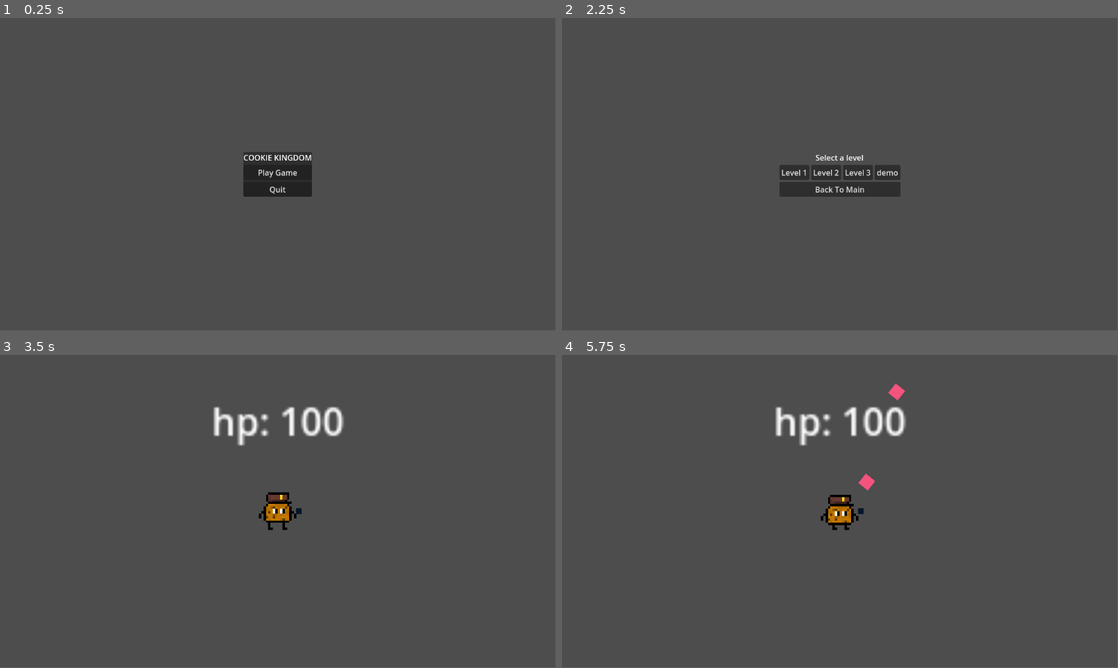
Above: before the commit, frames 1-4 (two rows, left to right).
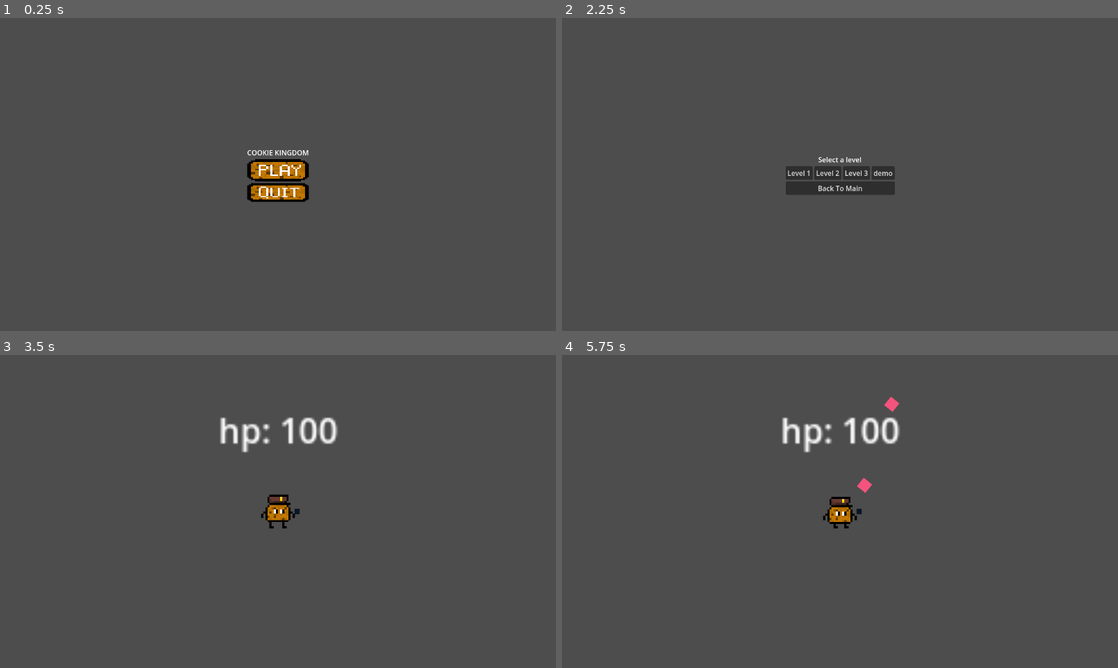
Above: after the commit, the same moments.

Repository: cyris115/Cookie-Kingdom
Game: Godot game, scene res://Scenes/UI/start_menu.tscn
Two runs of this game, one before a commit and one after it. Both use one fixed random seed, a clock stepped at 60 frames per second and the inputs below.
Inputs (mouse positions are in pixels of both pictures, inside the frame that each line leads up to):
- Up to frame 1 (0.25 s): no input
- Up to frame 2 (2.25 s): click (840, 171) at 0.5 s; click "Back To Main" at 1.25 s; click (840, 171) at 2 s
- Up to frame 3 (3.5 s): click "Level 1" at 2.75 s
- Up to frame 4 (5.75 s): move the mouse to (962, 495) at 3.52 s; hold D (right) 3.53-4.28 s; hold E (magic_shoot) 3.53-4.28 s; move the mouse to (728, 527) at 4.27 s; hold S (down) 4.28-5.03 s; tap Shift (run) at 4.35 s; move the mouse to (895, 442) at 5.02 s; press the mouse at (895, 442) at 5.03 s; hold D (right) from 5.03 s (still down)
In our replay, the window is 799x449 before the commit and 800x450 after it. These sizes can differ from the game's own. Grey fills any space a smaller window leaves; there, only what the larger window draws over its background counts as a difference.

The runs differ from the first frame. In frame 1, 1.9% of the frame differs, in the area x 43-57%, y 42-59%; in frame 2, 0.8%; in frame 3, 2.0%; in frame 4, 2.2%, in the area x 38-62%, y 9-56%.

Commit message:
new play and quit buttons

Diff:
--- a/Scenes/UI/start_menu.tscn
+++ b/Scenes/UI/start_menu.tscn
@@ -1,6 +1,30 @@
-[gd_scene load_steps=2 format=3 uid="uid://bkqjwejklf126"]
+[gd_scene load_steps=11 format=3 uid="uid://bkqjwejklf126"]
 
 [ext_resource type="Script" uid="uid://ccedv6ofuj01y" path="res://Scripts/start_menu.gd" id="1_xry01"]
+[ext_resource type="Texture2D" uid="uid://cxu4aak7haw2c" path="res://Assets/cookie-play-button.png" id="2_8wf1d"]
+[ext_resource type="Texture2D" uid="uid://ce2shsf3yeyxm" path="res://Assets/cookie-button-quit002.png" id="3_8wf1d"]
+
+[sub_resource type="StyleBoxTexture" id="StyleBoxTexture_qpngb"]
+
+[sub_resource type="StyleBoxTexture" id="StyleBoxTexture_8wf1d"]
+texture = ExtResource("2_8wf1d")
+
+[sub_resource type="StyleBoxTexture" id="StyleBoxTexture_2ybwg"]
+texture = ExtResource("2_8wf1d")
+
+[sub_resource type="StyleBoxTexture" id="StyleBoxTexture_3kyvb"]
+content_margin_bottom = 28.0
+texture = ExtResource("2_8wf1d")
+
+[sub_resource type="StyleBoxTexture" id="StyleBoxTexture_6aj3n"]
+texture = ExtResource("3_8wf1d")
+
+[sub_resource type="StyleBoxTexture" id="StyleBoxTexture_fa70d"]
+texture = ExtResource("3_8wf1d")
+
+[sub_resource type="StyleBoxTexture" id="StyleBoxTexture_j6k6k"]
+content_margin_bottom = 20.0
+texture = ExtResource("3_8wf1d")
 
 [node name="StartMenu" type="Control"]
 process_mode = 3
@@ -26,6 +50,7 @@
 offset_bottom = 46.5
 grow_horizontal = 2
 grow_vertical = 2
+theme_override_styles/panel = SubResource("StyleBoxTexture_qpngb")
 
 [node name="VBoxContainer" type="VBoxContainer" parent="CanvasLayer/PanelContainer"]
 layout_mode = 2
@@ -36,17 +61,31 @@
 text = "COOKIE KINGDOM"
 
 [node name="Play" type="Button" parent="CanvasLayer/PanelContainer/VBoxContainer"]
+texture_filter = 1
 layout_mode = 2
-text = "Play Game"
+theme_override_styles/hover = SubResource("StyleBoxTexture_8wf1d")
+theme_override_styles/pressed = SubResource("StyleBoxTexture_2ybwg")
+theme_override_styles/normal = SubResource("StyleBoxTexture_3kyvb")
+text = "
+"
 
 [node name="Quit" type="Button" parent="CanvasLayer/PanelContainer/VBoxContainer"]
+texture_filter = 1
 layout_mode = 2
-text = "Quit"
+theme_override_styles/hover = SubResource("StyleBoxTexture_6aj3n")
+theme_override_styles/pressed = SubResource("StyleBoxTexture_fa70d")
+theme_override_styles/normal = SubResource("StyleBoxTexture_j6k6k")
+text = "
+"
 
 [node name="QuitConfrim" type="ConfirmationDialog" parent="CanvasLayer/PanelContainer/VBoxContainer/Quit"]
 size = Vector2i(252, 100)
 dialog_text = "Are you sure you want to quit?"
 
+[node name="Camera2D" type="Camera2D" parent="."]
+position = Vector2(574, 326)
+zoom = Vector2(2.185, 2.185)
+
 [connection signal="pressed" from="CanvasLayer/PanelContainer/VBoxContainer/Play" to="." method="_on_play_pressed"]
 [connection signal="pressed" from="CanvasLayer/PanelContainer/VBoxContainer/Quit" to="." method="_on_quit_pressed"]
 [connection signal="confirmed" from="CanvasLayer/PanelContainer/VBoxContainer/Quit/QuitConfrim" to="." method="_on_quit_confrim_confirmed"]
--- a/project.godot
+++ b/project.godot
@@ -14,6 +14,14 @@
 run/main_scene="uid://bkqjwejklf126"
 config/features=PackedStringArray("4.4", "Forward Plus")
 config/icon="res://icon.svg"
+
+[display]
+
+window/size/viewport_width=1280
+window/size/viewport_height=720
+window/stretch/mode="canvas_items"
+window/stretch/aspect="keep_height"
+window/stretch/scale_mode="integer"
 
 [global_group]
 
Binary file added: Assets/button-cookie.png
Not shown, added: Assets/button-cookie.png.import
Binary file added: Assets/cookie-button-quit002.png
Not shown, added: Assets/cookie-button-quit002.png.import
Binary file added: Assets/cookie-play-button.png
Not shown, added: Assets/cookie-play-button.png.import
